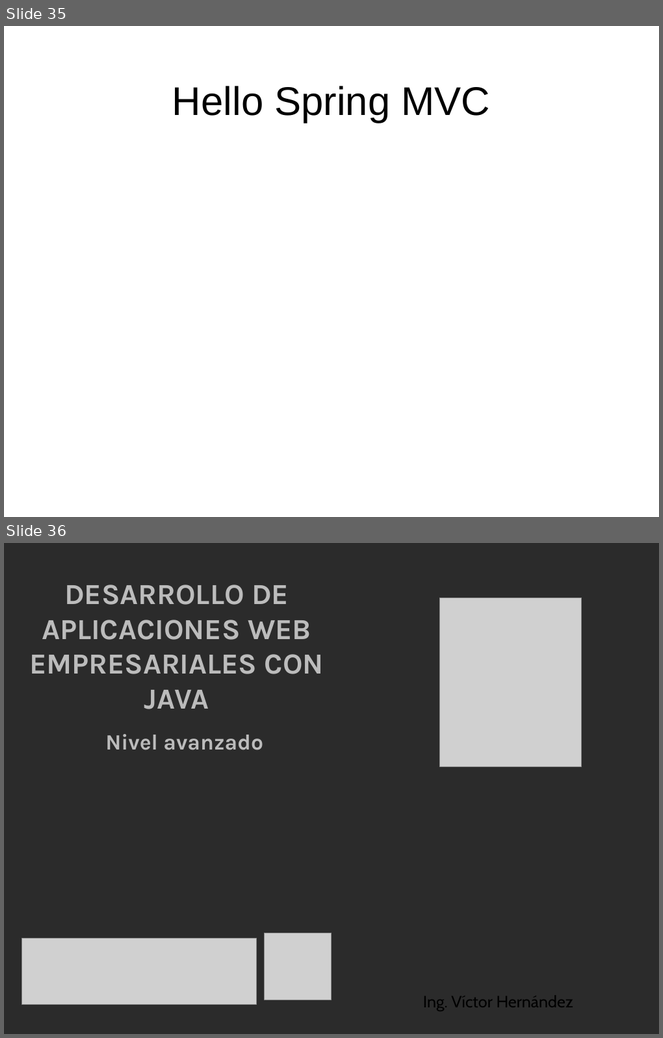
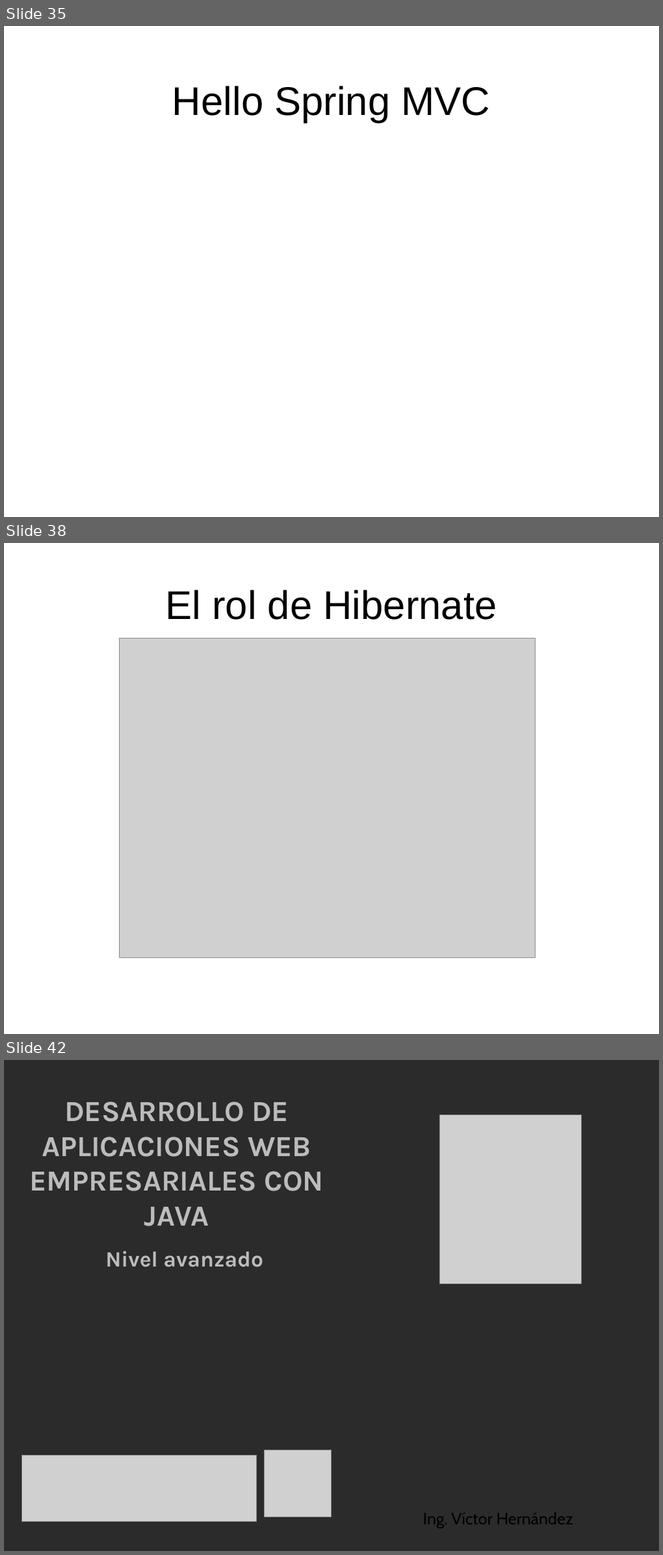
Before and after one commit to gros777/JAWorkspace, a slide deck: PresentacionJavaAvanzado.odp. Shown one above the other, each under a label of ours: slides 35 and 36 before the commit, slides 35, 38 and 42 after it; the slides between them are not shown. The pictures are 663x1038 and 663x1555 pixels, drawn with LibreOffice and Linux fonts; fonts in the diff are those of the drawing; grey boxes stand for pictures; background and template pictures are left out; a plain dark background stands for a picture behind light text. Boxes give left, top, right and bottom in pixels: in the first picture for what was removed or moved away, otherwise in the second. Text is boxed around its words. In the diff, an @@ line names an element or a change of style, - is before the commit and + after.

```diff
--- a/PresentacionJavaAvanzado.odp
+++ b/PresentacionJavaAvanzado.odp
@@ slide 38 added at (4,543,659,1034), background picture (left out) @@
@@ title added at (166,590,497,620), 44 pt, text #000000 @@
+El rol de Hibernate
@@ picture added at (119,638,535,958) @@
@@ what was slide 36 is now slide 42 @@
```
Also in this commit, not shown: 5 other slides added, 1 other file.
